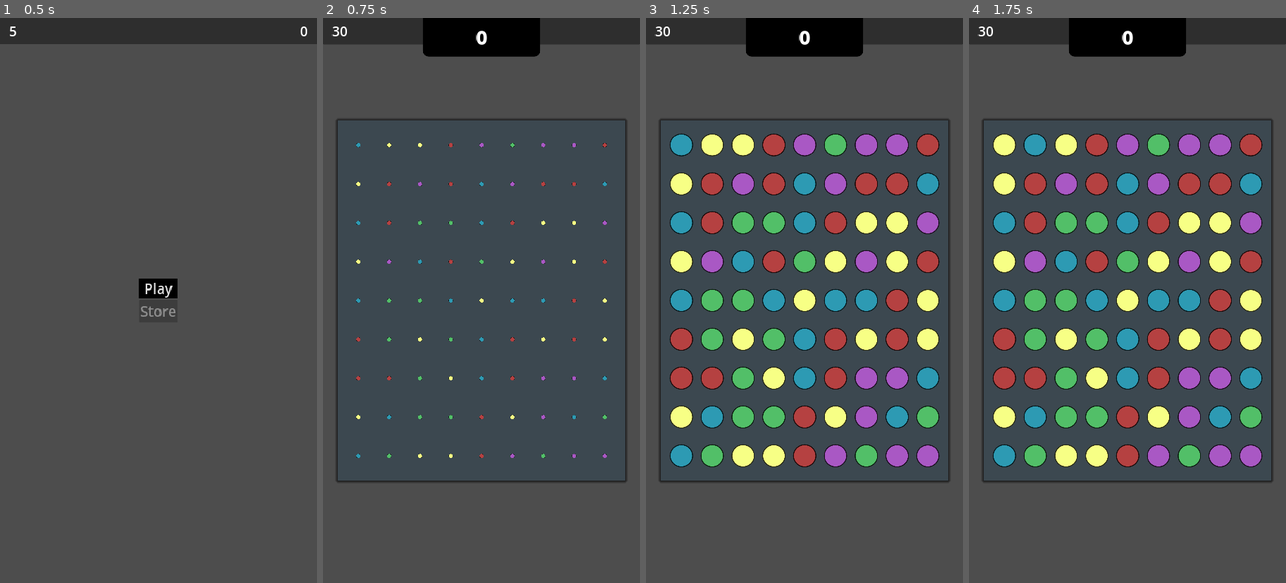
Above: before the commit, frames 1-4 (left to right).
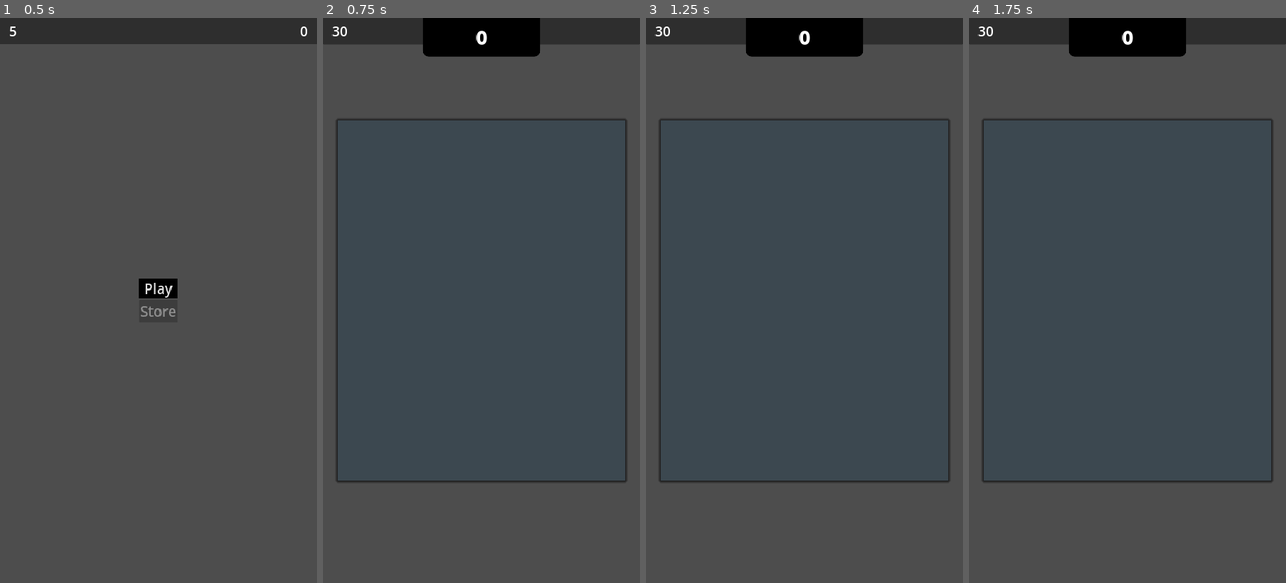
Above: after the commit, the same moments.

Repository: kuma-gee/holo-crush
Game: Godot game, scene res://src/start.tscn
Same seed, same stepped clock (60 frames per second), same inputs: the game is played once before the commit and once after it. The engine's default icon, where the game draws it, is replaced by a stand-in: a white triangle on a blue panel in a dark square.
Inputs (mouse positions are in pixels of both pictures, inside the frame that each line leads up to):
- Up to frame 1 (0.5 s): no input
- Up to frame 2 (0.75 s): click "Play" at 0.5 s
- Up to frame 3 (1.25 s): no input
- Up to frame 4 (1.75 s): tap Enter at 1.25 s; drag from (1003, 142) to (1159, 176) at 1.27 s

Frame 1 is identical in both runs. In frame 2, 0.7% of the frame differs, in the area x 10-90%, y 22-78%; in frame 3, 19%; in frame 4, 19%, in the area x 7-93%, y 20-80%.
Error after the commit: Parse Error: Identifier "z" not declared in the current scope. (res://src/grid/grid_ui.gd:101)

Commit message:
try move and fill at the same time

Diff:
--- a/godot/src/grid/grid_ui.gd
+++ b/godot/src/grid/grid_ui.gd
@@ -94,24 +94,30 @@
 		if matches.size() > 0:
 			logger.debug("Queue Match %s" % [matches])
 			logger.debug("Match with specials %s" % [specials])
+
 			var x = matches.duplicate()
 			var y = specials.duplicate()
-			queue.append(func(): await _remove_matched(x, y))
+
+			queue.append(func(): await _remove_matched(x, y, z))
+
 			matches = []
 			specials = []
 
 		if moving.size() > 0:
 			logger.debug("Queue Move %s" % [moving])
+			logger.debug("With Fill %s" % [filling])
+
 			var x = moving.duplicate()
-			queue.append(func(): await _move_collapsed(x))
+			var y = filling.duplicate()
+
+			queue.append(func(): await _move_collapsed(x, y))
+
 			moving = []
-
-		if filling.size() > 0:
-			logger.debug("Queue Fill %s" % [filling])
-			var x = filling.duplicate()
-			queue.append(func(): await _fill_pieces(x))
-
 			filling = []
+
+		# if filling.size() > 0:
+		# 	queue.append(func(): await _fill_pieces(x))
+
 	)
 
 	data.create_data(pieces)
@@ -133,6 +139,9 @@
 	await get_tree().create_timer(0.1).timeout
 	for child in get_children():
 		child.capture()
+
+func _is_fill_finished():
+	return fill_called.values().all(func(v): return v == 1)
 
 func _init_slots():
 	columns = data.width
@@ -154,7 +163,7 @@
 			)
 			slot.fill_done.connect(func():
 				fill_called[pos] = 1
-				if fill_called.values().all(func(v): return v == 1):
+				if _is_fill_finished():
 					fill_finished.emit()
 			)
 			slot.move_done.connect(func():
@@ -266,6 +275,19 @@
 func _fill_pieces(fills):
 	logger.debug("Start fill %s" % [fills])
 
+
+	logger.debug("Waiting for %s" % [fill_called.keys()])
+	await fill_finished
+
+func _move_collapsed(moves, fills):
+	logger.debug("Start moving %s and filling %s" % [moves, fills])
+
+	move_called = {}
+	for m in moves:
+		var slot = _get_slot(m[0])
+		slot.move(_get_slot(m[1]))
+		move_called[m[0]] = 0
+
 	fill_called = {}
 	for v in fills:
 		var pos = v[0]
@@ -275,20 +297,11 @@
 		slot.fill_drop()
 		fill_called[pos] = 0
 
-	logger.debug("Waiting for %s" % [fill_called.keys()])
-	await fill_finished
-
-func _move_collapsed(moves):
-	logger.debug("Start moving %s" % [moves])
-
-	move_called = {}
-	for m in moves:
-		var slot = _get_slot(m[0])
-		slot.move(_get_slot(m[1]))
-		move_called[m[0]] = 0
-
 	logger.debug("Waiting for %s" % [move_called.keys()])
 	await move_finished
+
+	if not _is_fill_finished():
+		await fill_finished
 
 func _remove_matched(matched: Array, special_matches: Array):
 	logger.debug("Staring match %s - %s" % [matched, special_matches])
--- a/godot/src/grid/match_grid.gd
+++ b/godot/src/grid/match_grid.gd
@@ -234,11 +234,13 @@
 				_swap_value_with_special(Vector2i(x, yy), Vector2i(x, y))
 				moved.emit(Vector2i(x, yy), Vector2i(x, y))
 
+	# only false when testing
 	if fill:
-		update.emit()
 		_data.print_data('Collapse')
 		fill_empty()
-
+		update.emit()
+
+	# only false when testing
 	if check:
 		check_matches()
 
@@ -255,5 +257,4 @@
 				var value = _data.fill_random(x, y)
 				filled.emit(Vector2i(x, y), value)
 
-	update.emit()
 	_data.print_data('Fill')
